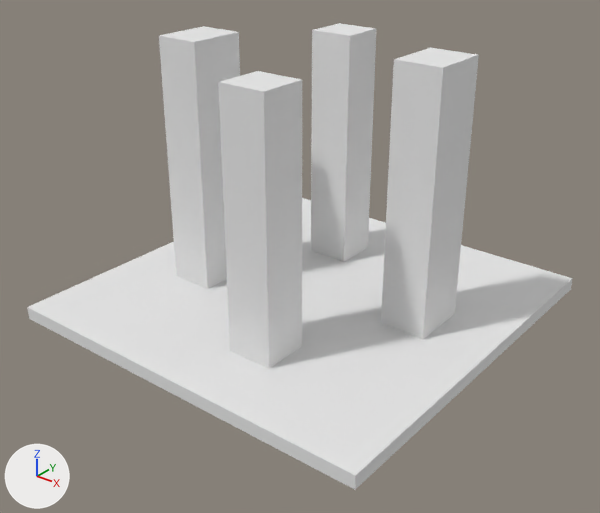
A saved change to the OBJ model Assets/Art/Models/Ciudad.obj.
The view is the same before and after, from a camera (50 mm lens) standing at (6.99, -8.95, 6.31) and looking at (0.18, -0.45, 1.04). The lights are fixed; the arrows at lower left show +X, +Y and +Z. Where no turn or scale is listed for an object, it has been applied to the vertices.

Objects in the first picture: 'Untitled'.
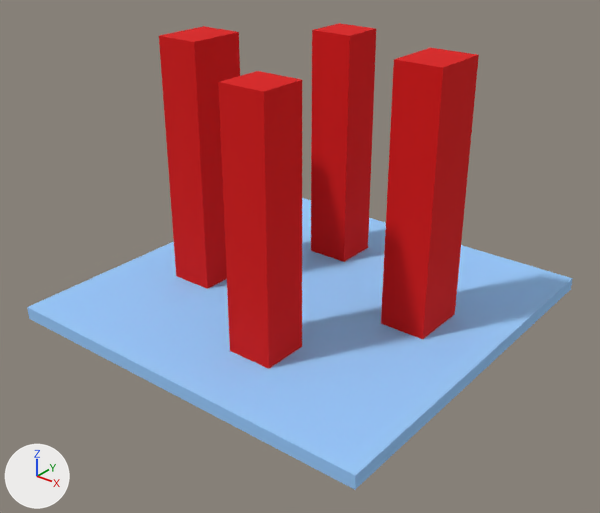
The newer file is also rescaled (x2.0) as a whole; pictures and numbers use the older file's frame.

Edits to the bpy script that builds the scene:
```text
Add img_ciudad_png:
    img_ciudad_png = load_image('Ciudad.png', 'Ciudad.png', 256, 1, 'sRGB')
Change mat_palette:
    remove mat_palette.base_color = (0.8, 0.8, 0.8)  # white #e7e7e7
    add mat_palette.texture = img_ciudad_png
```

Boxes [x1, y1, x2, y2] around the edits, measured in the pictures (600 x 513 px):
'Untitled', surface changed
    both: [27, 23, 573, 490]
